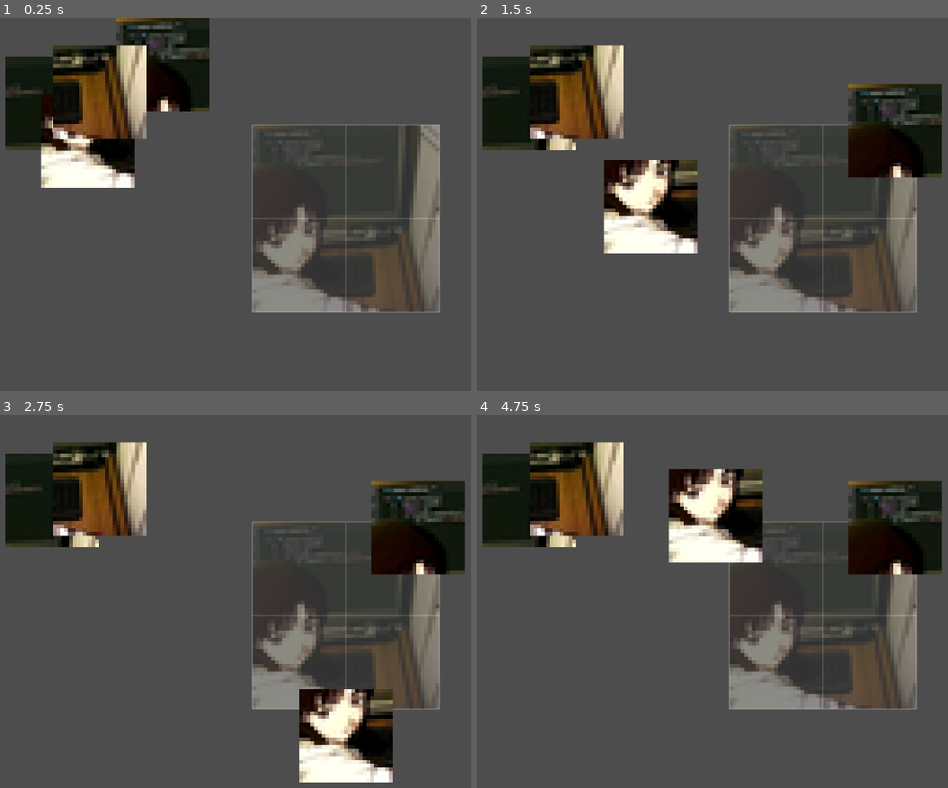
Above: before the commit, frames 1-4 (two rows, left to right).
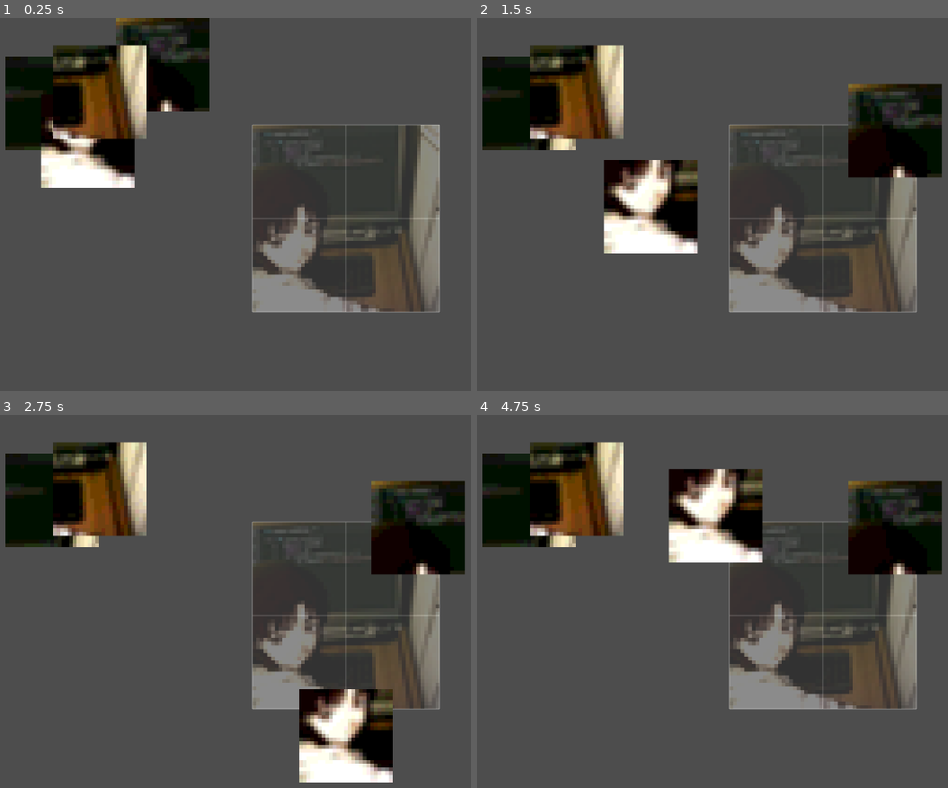
Above: after the commit, the same moments.

Repository: chabsseu/pixelated
Game: Godot game, scene res://Scenes/Board/puzzle_board.tscn
Two runs of this game, one before a commit and one after it. Both use one fixed random seed, a clock stepped at 60 frames per second and the inputs below.
Inputs (mouse positions are in pixels of both pictures, inside the frame that each line leads up to):
- Up to frame 1 (0.25 s): no input
- Up to frame 2 (1.5 s): tap Enter at 0.5 s; drag from (641, 66) to (896, 129) at 0.52 s; tap Space at 1.25 s; drag from (528, 103) to (787, 301) at 1.27 s
- Up to frame 3 (2.75 s): tap Enter at 2 s; move the mouse to (98, 489) at 2.02 s; click (98, 489) at 2.17 s
- Up to frame 4 (4.75 s): tap Space at 2.75, 4.25 s; drag from (820, 735) to (608, 556) at 2.77 s; tap Enter at 3.5 s; move the mouse to (outside the picture) at 3.52 s; click (outside the picture) at 3.67 s; drag from (608, 556) to (717, 515) at 4.27 s

The runs differ from the first frame. In frame 1, 2.9% of the frame differs, in the area x 1-45%, y 0-46%; in frame 2, 4.1%, in the area x 1-99%, y 7-64%; in frame 3, 4.1%; in frame 4, 4.1%.

Commit message:
Added a shader

Diff:
--- a/Scenes/Board/puzzle_piece.tscn
+++ b/Scenes/Board/puzzle_piece.tscn
@@ -1,8 +1,15 @@
 [gd_scene format=3 uid="uid://bcoyrinawxu8s"]
 
 [ext_resource type="Script" uid="uid://dwe7k04d2s0nc" path="res://Scripts/puzzle_piece.gd" id="1_3r1tw"]
+[ext_resource type="Shader" uid="uid://b6syytmcm8k1f" path="res://Scripts/Pixelate.gdshader" id="1_nfjcf"]
+
+[sub_resource type="ShaderMaterial" id="ShaderMaterial_nixp5"]
+shader = ExtResource("1_nfjcf")
+shader_parameter/pixel_size = 8
+shader_parameter/color_levels = 16
 
 [node name="PuzzlePiece" type="TextureRect" unique_id=1448856704]
+material = SubResource("ShaderMaterial_nixp5")
 offset_right = 40.0
 offset_bottom = 40.0
 script = ExtResource("1_3r1tw")
--- /dev/null
+++ b/Scripts/Pixelate.gdshader
@@ -0,0 +1,22 @@
+shader_type canvas_item;
+
+uniform int pixel_size : hint_range(1, 64) = 8;
+uniform int color_levels : hint_range(2, 64) = 16;
+
+void fragment()
+{
+    vec2 tex_size = vec2(textureSize(TEXTURE, 0));
+
+    // Pixelation
+    vec2 pixel = floor(UV * tex_size / float(pixel_size));
+    vec2 uv = (pixel * float(pixel_size)) / tex_size;
+
+    vec4 color = texture(TEXTURE, uv);
+
+    // Posterize colors
+    float levels = float(color_levels);
+
+    color.rgb = floor(color.rgb * levels) / levels;
+
+    COLOR = color;
+}
--- a/Scripts/PixelatedUtil.gd
+++ b/Scripts/PixelatedUtil.gd
@@ -14,26 +14,13 @@
 	return img
 
 
-static func pixelate(source: Image, pixel_size: int, color_levels: int = 255) -> Image:
+static func pixelate(source: Image, pixel_size: int, color_levels: int = 32) -> Image:
+	var img := crop_to_square(source)
 
-	var width: int = source.get_width()
-	var height: int = source.get_height()
+	var side := img.get_width()
 
-	var side: int = mini(width, height)
-
-	var crop_x: int = (width - side) / 2
-	var crop_y: int = (height - side) / 2
-
-	var img: Image = source.get_region(
-		Rect2i(crop_x, crop_y, side, side)
-	)
-
-	# Improve the image before pixelating
-	img.adjust_bcs(1.15, 1.08, 1.05)
-
-	pixel_size = maxi(pixel_size, 1)
-
-	var target: int = maxi(24, side / pixel_size)
+	# Downscale
+	var target := clampi(side / pixel_size, 32, 128)
 
 	img.resize(
 		target,
@@ -41,8 +28,14 @@
 		Image.INTERPOLATE_LANCZOS
 	)
 
-	if color_levels < 255:
-		_quantize(img, color_levels)
+	# Slight contrast
+	img.adjust_bcs(
+		1.25, # brightness
+		1.15, # contrast
+		0.95  # saturation
+	)
+
+	_quantize(img, color_levels)
 
 	img.resize(
 		side,
@@ -54,36 +47,18 @@
 
 
 static func _quantize(img: Image, levels: int) -> void:
+	var step := 255.0 / float(levels - 1)
 
-	levels = maxi(levels, 2)
-
-	var w: int = img.get_width()
-	var h: int = img.get_height()
-
-	var step: float = 255.0 / float(levels - 1)
-
-	for y: int in range(h):
-		for x: int in range(w):
+	for y in range(img.get_height()):
+		for x in range(img.get_width()):
 
 			var c: Color = img.get_pixel(x, y)
 
-			var rf: float = c.r * 255.0
-			var gf: float = c.g * 255.0
-			var bf: float = c.b * 255.0
+			var r: float = round(c.r * 255.0 / step) * step / 255.0
+			var g: float = round(c.g * 255.0 / step) * step / 255.0
+			var b: float = round(c.b * 255.0 / step) * step / 255.0
 
-			var r_step: int = int(round(rf / step))
-			var g_step: int = int(round(gf / step))
-			var b_step: int = int(round(bf / step))
-
-			var r: float = float(r_step) * step / 255.0
-			var g: float = float(g_step) * step / 255.0
-			var b: float = float(b_step) * step / 255.0
-
-			img.set_pixel(
-				x,
-				y,
-				Color(r, g, b, c.a)
-			)
+			img.set_pixel(x, y, Color(r, g, b))
 
 
 static func crop_to_square(image: Image) -> Image:
--- a/Scripts/puzzle_piece.gd
+++ b/Scripts/puzzle_piece.gd
@@ -1,8 +1,5 @@
 extends TextureRect
 class_name PuzzlePiece
-
-## Attach this to a TextureRect node saved as PuzzlePiece.tscn, and assign
-## that scene to PuzzleBoard's `piece_scene` export in the editor.
 
 signal piece_dropped(piece)
 
@@ -14,16 +11,37 @@
 var _dragging: bool = false
 var _drag_offset: Vector2 = Vector2.ZERO
 
-func setup(full_tex: Texture2D, region: Rect2, size_px: float, index: int, slot: Vector2) -> void:
-	# AtlasTexture lets each piece show just one rectangular slice of the shared full texture.
+const PIXEL_SHADER: Shader = preload("res://Scripts/Pixelate.gdshader")
+
+func setup(
+	full_tex: Texture2D,
+	region: Rect2,
+	size_px: float,
+	index: int,
+	slot: Vector2
+) -> void:
+
+	# Create atlas texture
 	var atlas := AtlasTexture.new()
 	atlas.atlas = full_tex
 	atlas.region = region
+
 	texture = atlas
 
+	# Apply shader
+	var shader_material := ShaderMaterial.new()
+	shader_material.shader = PIXEL_SHADER
+
+	shader_material.set_shader_parameter("pixel_size", 6)
+	shader_material.set_shader_parameter("color_levels", 16)
+
+	material = shader_material
+
+	# Size
 	custom_minimum_size = Vector2(size_px, size_px)
 	size = Vector2(size_px, size_px)
 
+	# Store info
 	correct_index = index
 	correct_slot = slot
 	piece_size = size_px
@@ -31,23 +49,28 @@
 	mouse_filter = Control.MOUSE_FILTER_STOP
 	gui_input.connect(_on_gui_input)
 
+
 func _on_gui_input(event: InputEvent) -> void:
+
 	if is_locked:
 		return
 
 	if event is InputEventMouseButton:
 		if event.button_index == MOUSE_BUTTON_LEFT:
+
 			if event.pressed:
 				_dragging = true
 				_drag_offset = get_global_mouse_position() - global_position
 				move_to_front()
+
 			else:
 				_dragging = false
-				emit_signal("piece_dropped", self)
+				piece_dropped.emit(self)
 
 	elif event is InputEventMouseMotion and _dragging:
 		global_position = get_global_mouse_position() - _drag_offset
 
+
 func snap_to(target_pos: Vector2) -> void:
 	position = target_pos
-	mouse_filter = Control.MOUSE_FILTER_IGNORE  # locked pieces stop intercepting drags
+	mouse_filter = Control.MOUSE_FILTER_IGNORE
Not shown, added: Scripts/Pixelate.gdshader.uid
